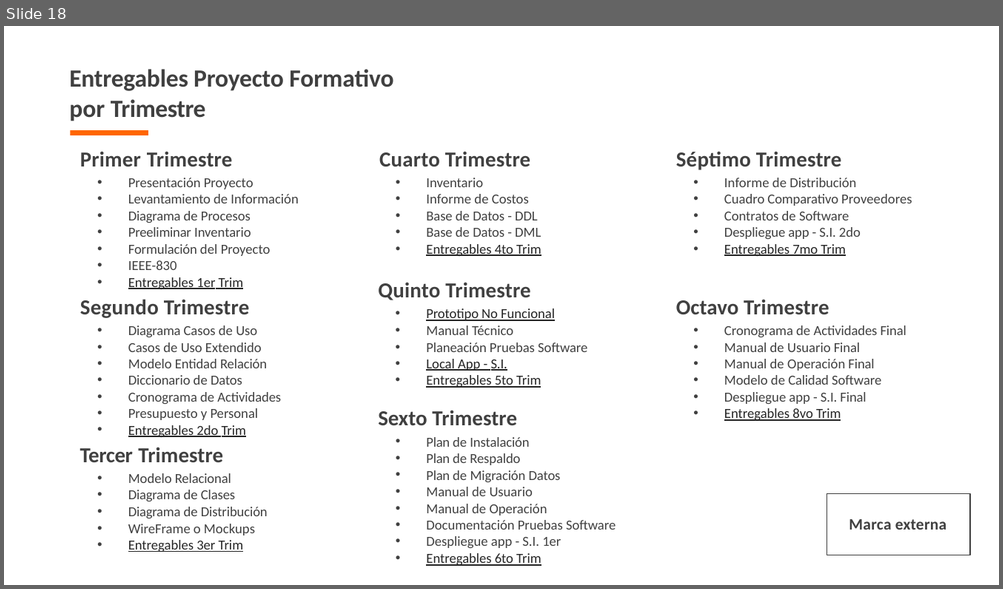
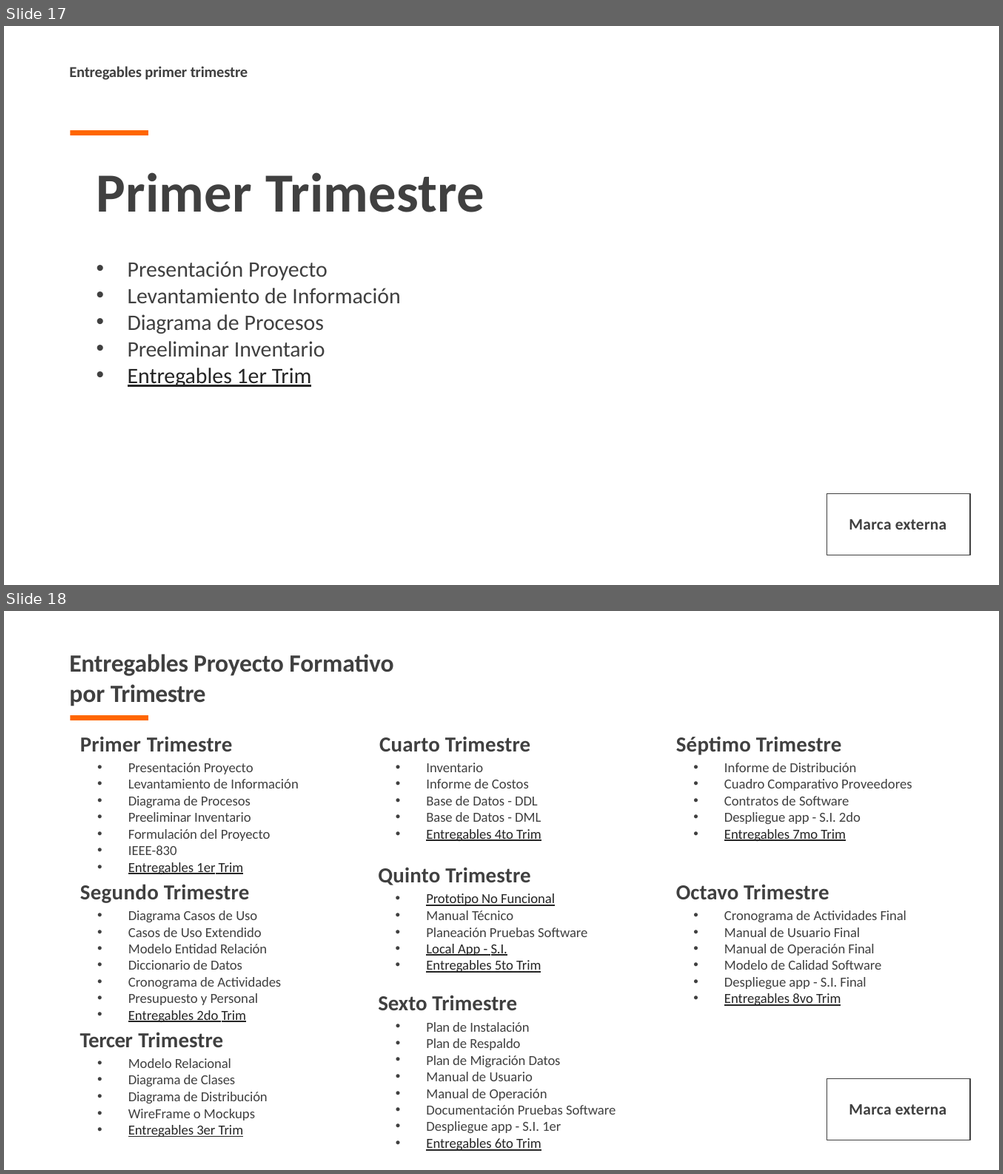
Before and after one commit to tataAntolinez/JOYASPRECIOSAS3D, a slide deck: app/app_documentacion/1er_trim/1_1_1_presentacion_proyecto-convertido (1).pptx. Shown one above the other, each under a label of ours: slide 18 before the commit, slides 17 and 18 after it. The pictures are 1003x589 and 1003x1174 pixels, drawn with LibreOffice and Linux fonts; fonts in the diff are those of the drawing; background and template pictures are left out. Boxes give left, top, right and bottom in pixels: in the first picture for what was removed or moved away, otherwise in the second. Text is boxed around its words. In the diff, an @@ line names an element or a change of style, - is before the commit and + after.

Commit message:
se subieron todos los archivos del proyecto 1

```diff
--- a/app/app_documentacion/1er_trim/1_1_1_presentacion_proyecto-convertido (1).pptx
+++ b/app/app_documentacion/1er_trim/1_1_1_presentacion_proyecto-convertido (1).pptx
@@ slide 17 added at (x1=4, y1=26, x2=999, y2=585), background picture (left out) @@
@@ title added at (x1=69, y1=66, x2=247, y2=80), 11 pt, text #404040, bold @@
+Entregables primer trimestre
@@ freeform shape added at (x1=71, y1=130, x2=149, y2=136), fill #FF6600 @@
@@ text added at (x1=96, y1=173, x2=485, y2=212), 40 pt, text #404040, bold @@
+Primer Trimestre
@@ text added at (x1=128, y1=261, x2=400, y2=387), 16 pt, text #404040 @@
+• Presentación Proyecto
+• Levantamiento de Información
+• Diagrama de Procesos
+• Preeliminar Inventario
+• Entregables 1er Trim
@@ rectangle added at (x1=826, y1=494, x2=970, y2=556), outline #404040 0.72 pt, 11.5 pt, text #404040, bold @@
+Marca externa
```
Also in this commit, not shown: 8 slides changed, 8 other slides added, 10 slides removed, 10 other files.
